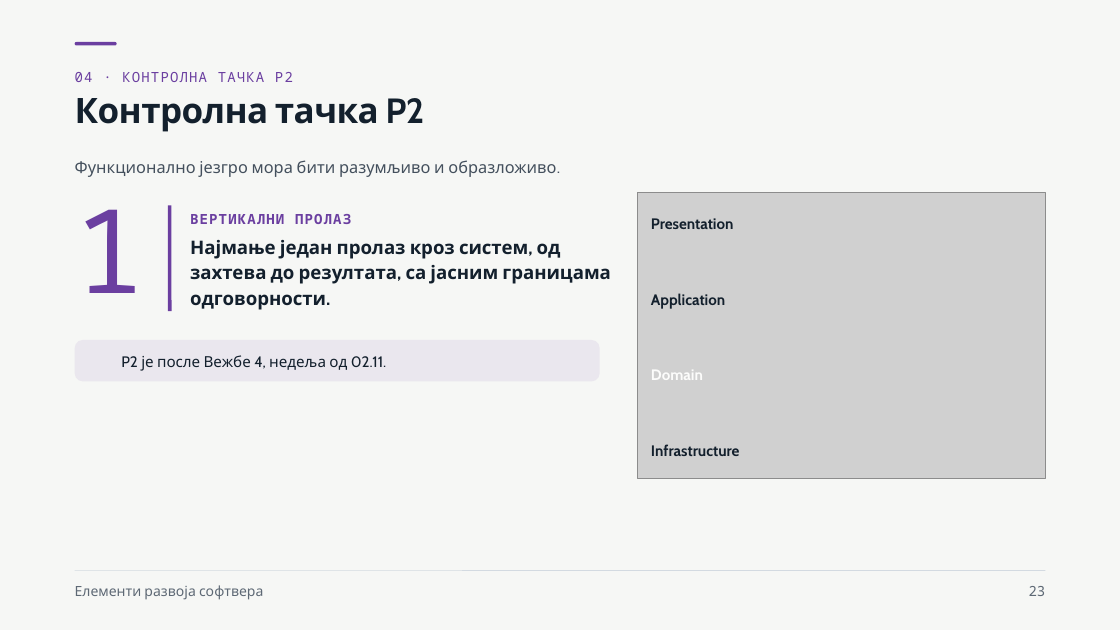
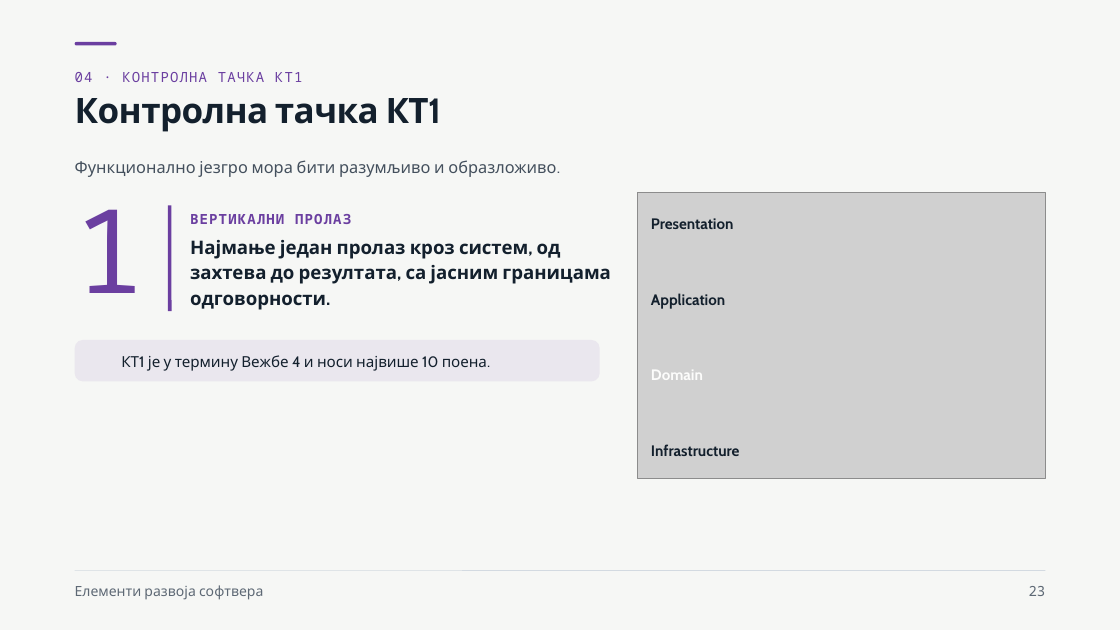
Before and after one commit to owlCoder/ftn-nastavni-materijali, a slide deck: slide 23 of 01 Elementi Razvoja Softvera/02 Prezentacije/PPTX/03 Пословна логика и слој случајева употребе.pptx. Drawn at 1120x630 pixels with LibreOffice and Linux fonts; fonts in the diff are those of the drawing; grey boxes stand for pictures; background and template pictures are left out. Boxes give left, top, right and bottom in pixels: in the first picture for what was removed or moved away, otherwise in the second. Text is boxed around its words. In the diff, an @@ line names an element or a change of style, - is before the commit and + after.

```diff
--- a/01 Elementi Razvoja Softvera/02 Prezentacije/PPTX/03 Пословна логика и слој случајева употребе.pptx
+++ b/01 Elementi Razvoja Softvera/02 Prezentacije/PPTX/03 Пословна логика и слој случајева употребе.pptx
@@ text at [75, 72, 302, 82]: text changed @@
-04 · КОНТРОЛНА ТАЧКА P2
+04 · КОНТРОЛНА ТАЧКА КТ1
@@ title at [75, 98, 379, 132]: text changed @@
-Контролна тачка P2
+Контролна тачка КТ1
@@ text at [148, 355, 487, 371]: text changed @@
-P2 је после Вежбе 4, недеља од 02.11.
+КТ1 је у термину Вежбе 4 и носи највише 10 поена.
```
Also in this commit, not shown: 5 other slides changed, 21 other files.
